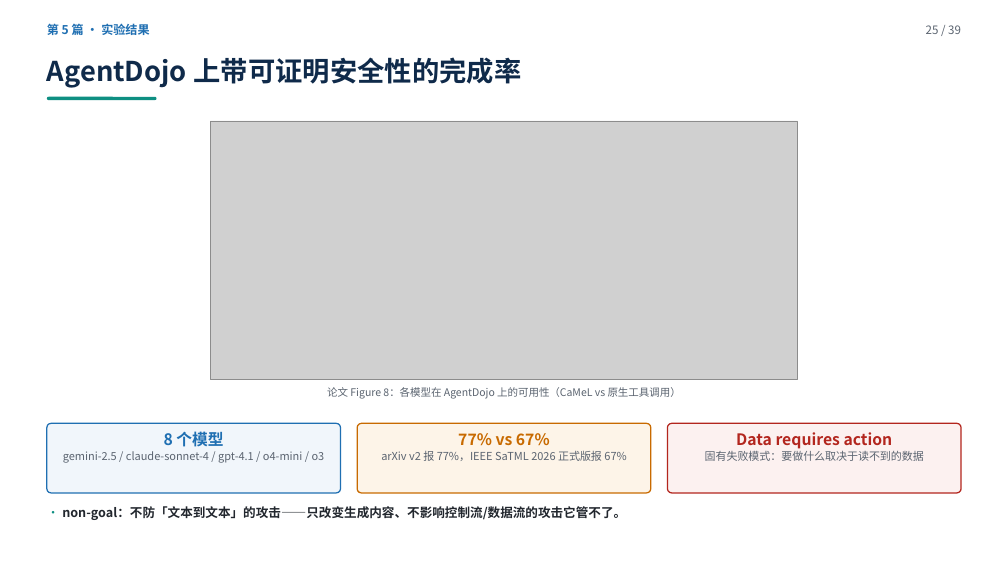
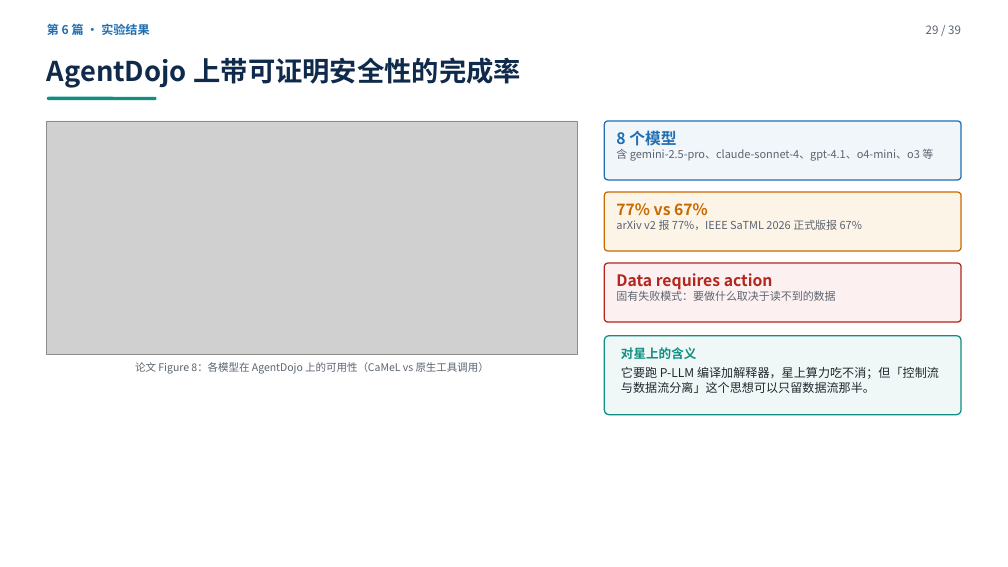
Before and after one commit to yiiiiiii1/multi-agent-remote-sensing, a slide deck: slide 29 of 阶段2-卫星多智能体防御/presentations/卫星多智能体安全调研汇报.pptx (slide 25 before the commit). Drawn at 1008x567 pixels with LibreOffice and Linux fonts; fonts in the diff are those of the drawing; grey boxes stand for pictures. Boxes give left, top, right and bottom in pixels: in the first picture for what was removed or moved away, otherwise in the second. Text is boxed around its words. In the diff, an @@ line names an element or a change of style, - is before the commit and + after.

Commit message:
采纳豆包审查：①第2篇出处改 AIWILD Workshop @ ICML 2026（原标 ICML 主会，硬伤）②VIGIL 补第5个组件③CaMeL 8个模型补全④去旁白与工作痕迹⑤术语解释⑥多步/多轮统一⑦落点表自洽⑧CaMeL与Design Patterns对调⑨每篇实验页新增「对星上的含义」⑩收尾改成方向性判断

```diff
--- a/阶段2-卫星多智能体防御/presentations/卫星多智能体安全调研汇报.pptx
+++ b/阶段2-卫星多智能体防御/presentations/卫星多智能体安全调研汇报.pptx
@@ picture: place and size @@
-picture at [210,121,797,380]
+picture at [47,121,577,355]
@@ rounded rectangle: place and size @@
-rounded rectangle at [47,423,340,493]
+rounded rectangle at [604,121,961,180]
@@ text at [616,149,933,161]: text changed @@
-gemini-2.5 / claude-sonnet-4 / gpt-4.1 / o4-mini / o3
+含 gemini-2.5-pro、claude-sonnet-4、gpt-4.1、o4-mini、o3 等
@@ text at [616,130,676,146]: alignment centre to left @@
@@ text "8 个模型": place and size @@
-text "8 个模型" at [63,431,325,463]
+text "8 个模型" at [616,130,933,161]
@@ rounded rectangle: place and size @@
-rounded rectangle at [357,423,650,493]
+rounded rectangle at [604,192,961,251]
@@ text "77% vs 67%": place and size @@
-text "77% vs 67%" at [381,433,626,461]
+text "77% vs 67%" at [616,203,862,230]
@@ text "77% vs 67%" at [616,203,862,230]: alignment centre to left @@
@@ rounded rectangle: place and size @@
-rounded rectangle at [668,423,961,493]
+rounded rectangle at [604,263,961,322]
@@ text "Data requires action" at [616,273,835,301]: alignment centre to left @@
@@ text "Data requires action": place and size @@
-text "Data requires action" at [705,432,924,461]
+text "Data requires action" at [616,273,835,301]
@@ rounded rectangle added at [604,336,961,415], fill #EFF8F6, outline #0E8F82 1.2 pt @@
@@ text added at [621,347,939,393], 11.5 pt, text #22272E @@
+对星上的含义
+它要跑 P-LLM 编译加解释器，星上算力吃不消；但「控制流与数据流分离」这个思想可以只留数据流那半。
@@ text "论文 Figure 8：各模型在 AgentDojo 上的可用性（CaMeL ...": place and size @@
-text "论文 Figure 8：各模型在 AgentDojo 上的可用性（CaMeL ..." at [327,387,681,399]
+text "论文 Figure 8：各模型在 AgentDojo 上的可用性（CaMeL ..." at [135,362,489,374]
@@ text removed at [62,506,626,520] @@
-· non-goal：不防「文本到文本」的攻击——只改变生成内容、不影响控制流/数据流的攻击它管不了。
```
Also in this commit, not shown: 24 other slides changed, 2 other files.
